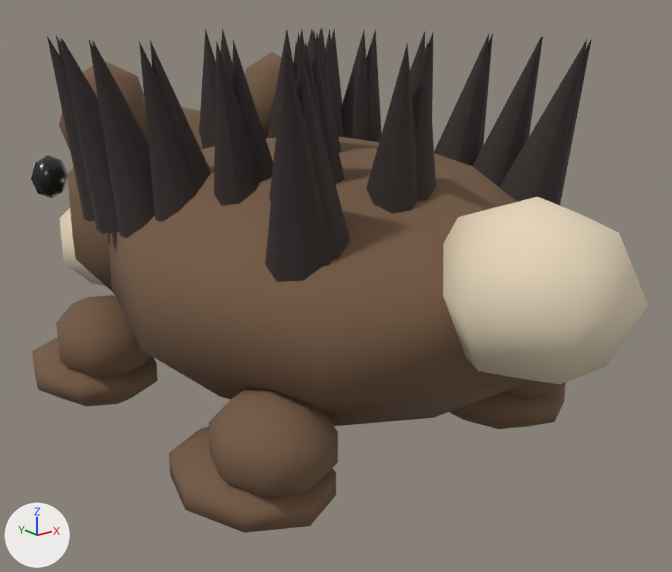
What one commit did to the glTF model public/models/hedgehog-low.glb.
The view is the same before and after, from a 50 mm lens placed at (-1.108, -1.486, 0.863), pointed at (0.102, 0.027, 0.257). The axes (+X, +Y, +Z) are drawn at lower left. The lights are the same throughout. The picture after the commit comes second. Both versions are drawn at frame 18 of the action 'walk'; the numbers are the values there.

In view in the first picture: 'Body', 'Eye-1', 'LegBLLimb', 'LegBRLimb', 'LegFLLimb', 'Muzzle', 'Skull', 'Spine0', 'Tail'.
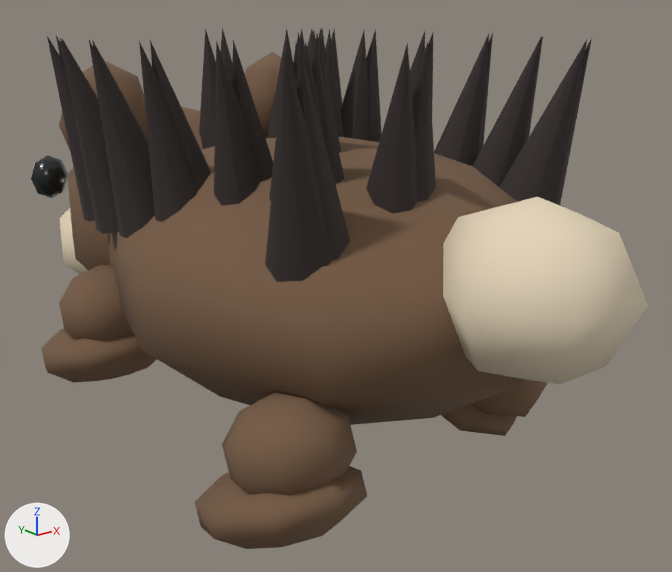
ob_legfl is not drawn itself; it is the parent of ob_legfllimb.
ob_legbl is not drawn itself; it is the parent of ob_legbllimb.
ob_legbr is not drawn itself; it is the parent of ob_legbrlimb.

The change, as a list of edits to the scene's bpy script:
```text
Change ob_legfl:
    ob_legfl.location: (-0.31, 0.319, 0.23) -> (-0.31, 0.309, 0.304)
    ob_legfl.rotation_euler: (0.0, 0.0, 0.0) -> (-0.288, 0.0, 0.0)  # degrees (0, 0, 0) -> degrees (-17, 0, 0)
Change ob_legbl:
    ob_legbl.location: (-0.31, -0.319, 0.23) -> (-0.31, -0.332, 0.232)
    ob_legbl.rotation_euler: (0.0, 0.0, 0.0) -> (-0.392, 0.0, 0.0)  # degrees (0, 0, 0) -> degrees (-22, 0, 0)
Change ob_legbr:
    ob_legbr.location: (0.31, -0.319, 0.23) -> (0.31, -0.302, 0.175)
    ob_legbr.rotation_euler: (0.0, 0.0, 0.0) -> (0.52, 0.0, 0.0)  # degrees (0, 0, 0) -> degrees (30, 0, 0)
```

Location of each change, (x1, y1, x2, y2) in pixels of the pictures (672 x 572 px):
'LegBLLimb', moved, turned: before (169, 387, 338, 533); after (195, 392, 367, 549)
'LegFLLimb', moved, turned: before (32, 295, 158, 406); after (41, 265, 157, 383)
'LegBRLimb', moved, turned: before (450, 379, 566, 429); after (441, 379, 547, 436)
